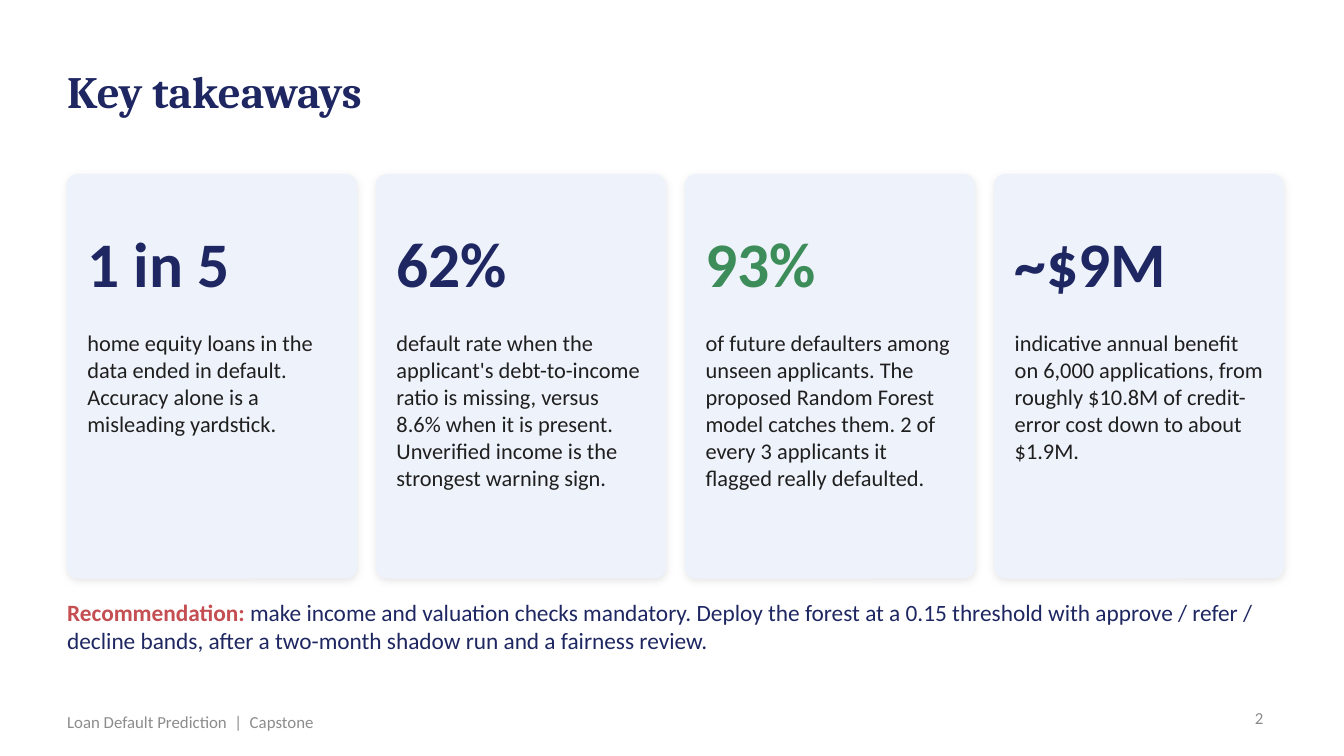
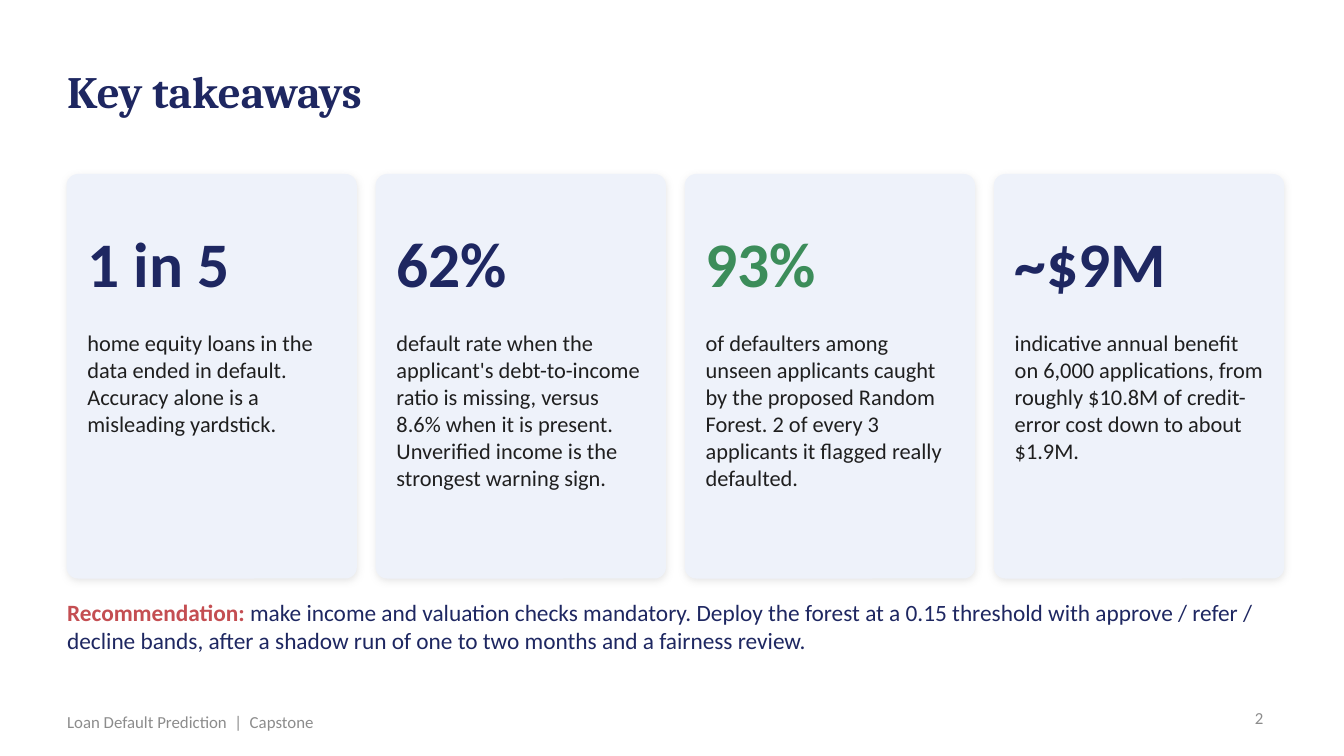
Before and after one commit to shubham1891/Personal-code, a slide deck: slide 2 of presentation/Loan_Default_Prediction_Presentation.pptx. Drawn at 1344x756 pixels with LibreOffice and Linux fonts; fonts in the diff are those of the drawing. Boxes give left, top, right and bottom in pixels: in the first picture for what was removed or moved away, otherwise in the second. Text is boxed around its words. In the diff, an @@ line names an element or a change of style, - is before the commit and + after.

```diff
--- a/presentation/Loan_Default_Prediction_Presentation.pptx
+++ b/presentation/Loan_Default_Prediction_Presentation.pptx
@@ text at bbox=[706, 335, 942, 486]: text changed @@
-of future defaulters among unseen applicants. The proposed Random Forest model catches them. 2 of every 3 applicants it flagged really defaulted.
+of defaulters among unseen applicants caught by the proposed Random Forest. 2 of every 3 applicants it flagged really defaulted.
@@ text at bbox=[67, 604, 1237, 652]: text changed @@
-Recommendation: make income and valuation checks mandatory. Deploy the forest at a 0.15 threshold with approve / refer / decline bands, after a two-month shadow run and a fairness review.
+Recommendation: make income and valuation checks mandatory. Deploy the forest at a 0.15 threshold with approve / refer / decline bands, after a shadow run of one to two months and a fairness review.
```
Also in this commit, not shown: 14 other slides changed, 2 other files.
